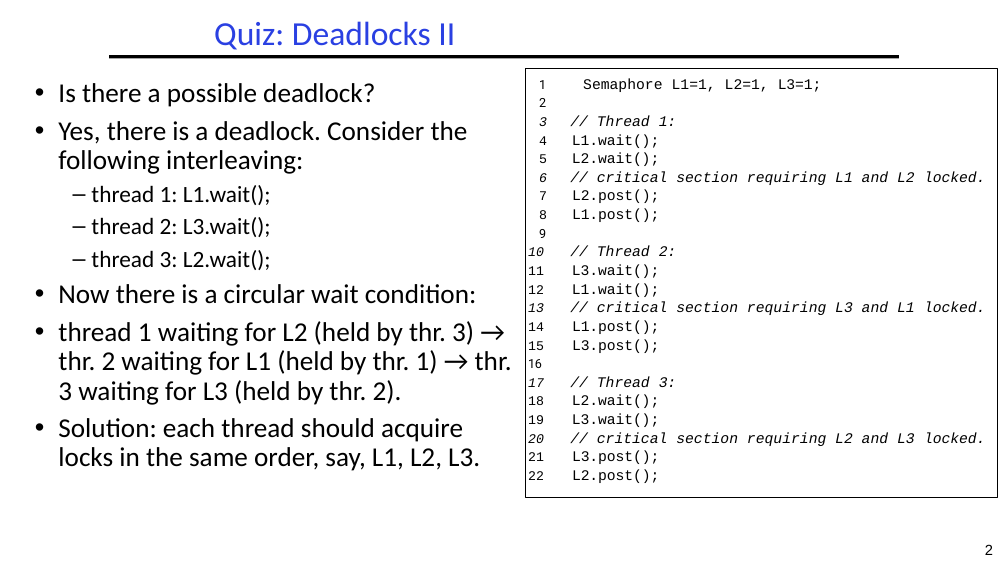
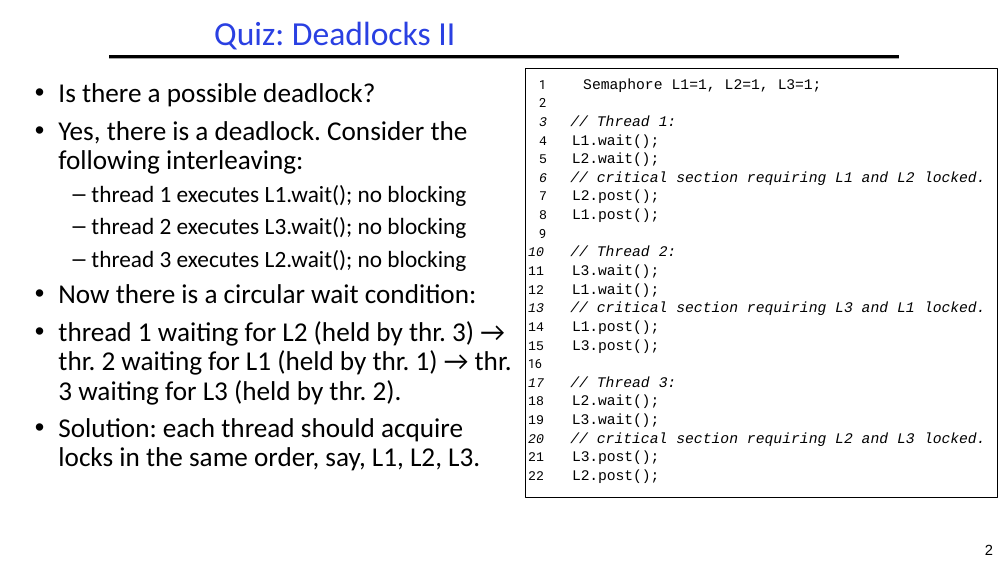
Before and after one commit to guhofstra/CSC256Fa25, a slide deck: slide 2 of PPTs/L4-Exercises ANS.pptx. Drawn at 1008x567 pixels with LibreOffice and Linux fonts; fonts in the diff are those of the drawing. Boxes give left, top, right and bottom in pixels: in the first picture for what was removed or moved away, otherwise in the second. Text is boxed around its words. In the diff, an @@ line names an element or a change of style, - is before the commit and + after.

```diff
--- a/PPTs/L4-Exercises ANS.pptx
+++ b/PPTs/L4-Exercises ANS.pptx
@@ text at <box>91,185,466,271</box>: text changed @@
-  – thread 1: L1.wait();
-  – thread 2: L3.wait();
-  – thread 3: L2.wait();
+  – thread 1 executes L1.wait(); no blocking
+  – thread 2 executes L3.wait(); no blocking
+  – thread 3 executes L2.wait(); no blocking
```
Also in this commit, not shown: 10 slides removed, 5 other files.
